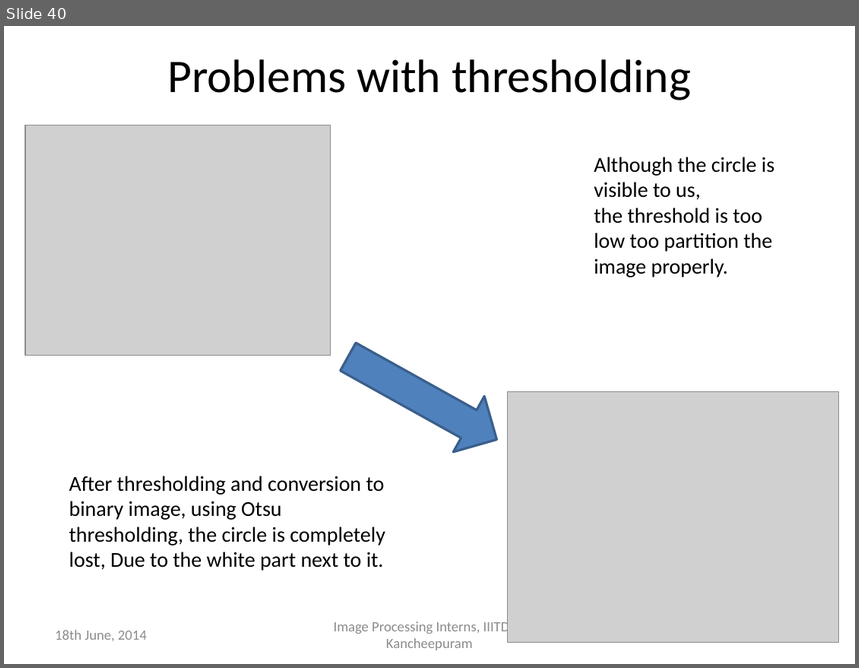
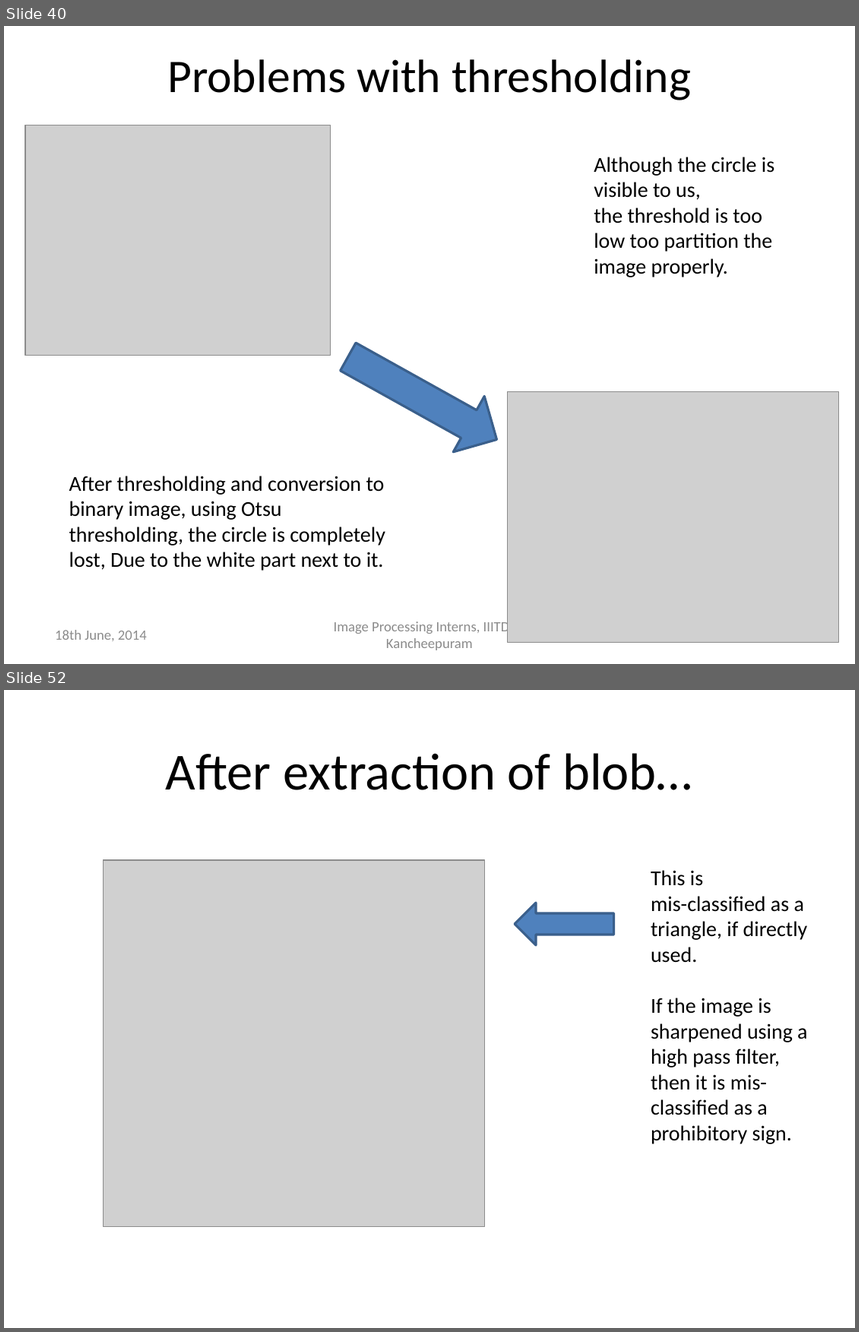
Before and after one commit to defuchocolate/traffic-sign-recog, a slide deck: Presentation1_Present.pptx. Shown one above the other, each under a label of ours: slide 40 before the commit, slides 40 and 52 after it; the slides between them are not shown. The pictures are 859x668 and 859x1332 pixels, drawn with LibreOffice and Linux fonts; fonts in the diff are those of the drawing; grey boxes stand for pictures. Boxes give left, top, right and bottom in pixels: in the first picture for what was removed or moved away, otherwise in the second. Text is boxed around its words. In the diff, an @@ line names an element or a change of style, - is before the commit and + after.

```diff
--- a/Presentation1_Present.pptx
+++ b/Presentation1_Present.pptx
@@ slide 52 added at (4, 690, 855, 1328), background #FFFFFF @@
@@ title added at (166, 753, 693, 790), 44 pt, text #000000 @@
+After extraction of blob…
@@ picture added at (104, 860, 485, 1227) @@
@@ text added at (651, 870, 808, 1144), 18 pt, text #000000 @@
+This is
+mis-classified as a triangle, if directly used.
+If the image is sharpened using a high pass filter, then it is mis-classified as a prohibitory sign.
@@ right arrow added at (515, 903, 614, 945), fill #4F81BD, outline #3A5F8C 2 pt @@
```
Also in this commit, not shown: 11 other slides added, 8 other files.
